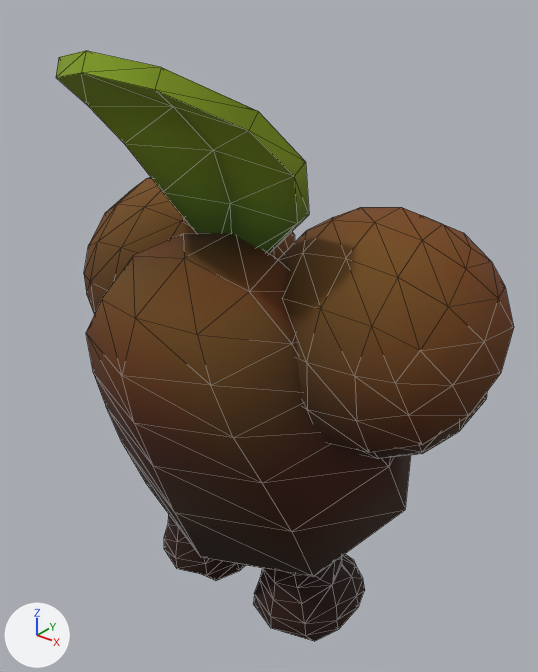
Before and after pictures for a commit that changed the glTF model assets/characters/eumling/mini_eumling/entrepreneurual_ehrgeiz/mini_entre_ehrgeiz.glb.
Camera for both pictures: a 50 mm lens placed at (0.382, -0.446, 0.562), pointed at (0.015, 0.011, 0.278). The axes (+X, +Y, +Z) are drawn at lower left. The lights are the same throughout. The older version comes first. Mesh edges are drawn as thin lines. Vertices at exactly the same position are counted once.

The scene before the commit, as lines of its bpy script (objects in view):
```python
me_cube_001 = bpy.data.meshes.new('Cube.001')
me_cube_001.from_pydata(...)  # 690 vertices, 1256 faces; spans x -0.21..0.21, y -0.149..0.158, z 0.0..0.521
me_cube_001.materials.append(mat_minieumling_entrepreneureal)  # picture img_minieumlingmat_jungle_base_color
ob_mini_eumling_ehrgeiz = bpy.data.objects.new('mini_eumling_ehrgeiz', me_cube_001)
ob_mini_eumling_ehrgeiz.location = (0.0, 0.0, 0.0)
```
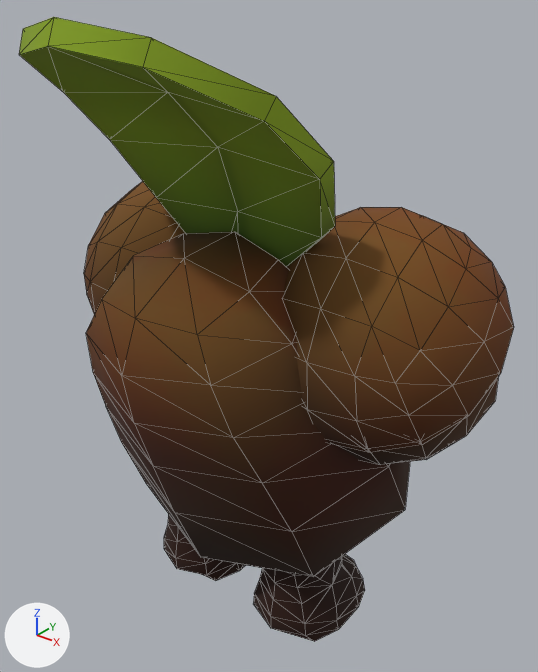
What the commit changed:
me_cube_001 is used by ob_mini_eumling_ehrgeiz; location (0.0, 0.0, 0.0).
me_cube_001 had 690 vertices, 1256 faces and spanned x -0.21..0.21, y -0.149..0.158, z 0.0..0.521.
me_cube_001 now has 690 vertices, 1256 faces and spans x -0.21..0.21, y -0.171..0.158, z 0.0..0.54.
me_cube_001 part 1: the loose piece of 73 vertices spanning x 0.01..0.201, y -0.05..0.095, z 0.193..0.371 is scaled about its middle by 1.07, then moved by (0.0, 0.0, 0.001).
me_cube_001 part 2: the loose piece of 30 vertices spanning x -0.086..0.086, y -0.149..-0.003, z 0.352..0.521 is scaled about its middle by 1.23, then moved by (0.0, -0.005, 0.0).

Pixel boxes (x1, y1, x2, y2) of what changed, in the pictures (538 x 672 px; the box of a moved part takes in the faces that stretch with it):
'mini_eumling_ehrgeiz', reshaped (8% wider)
    before: (56, 50, 514, 641)
    after: (19, 17, 514, 641)
part 1 of me_cube_001, moved or reshaped
    before: (354, 392, 487, 459)
    after: (338, 378, 498, 465)
part 2 of me_cube_001, moved or reshaped
    before: (56, 50, 309, 254)
    after: (19, 17, 335, 267)
